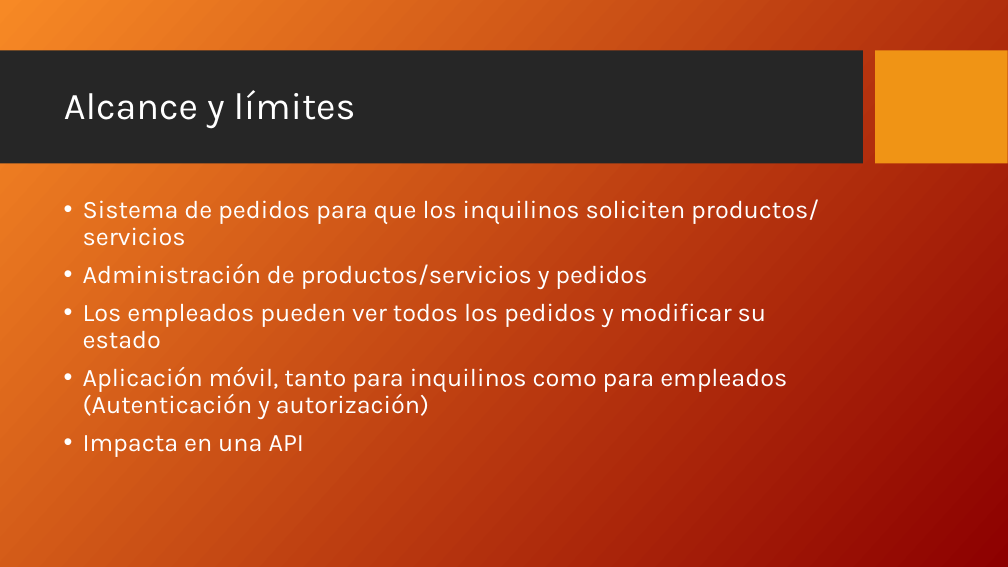
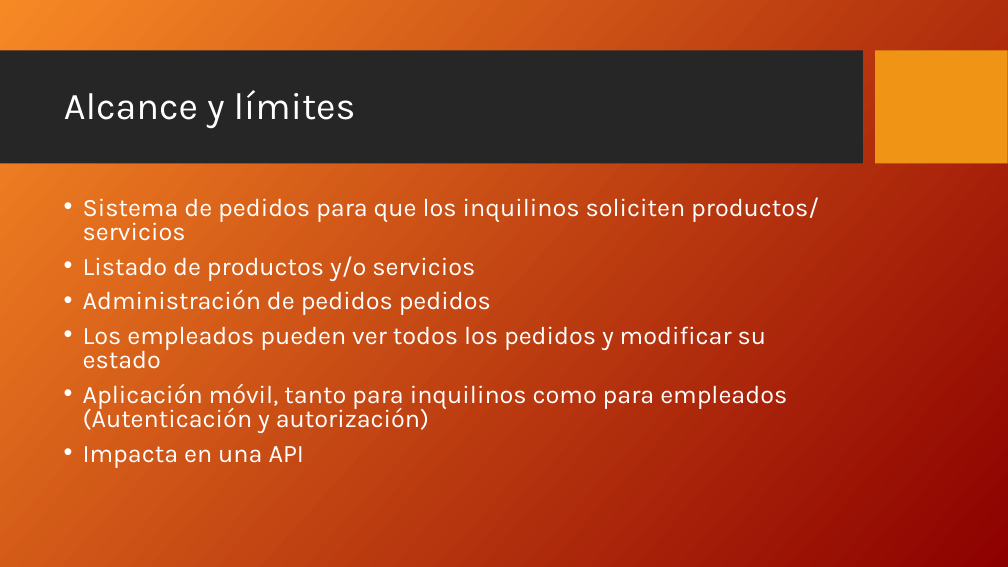
Before and after one commit to juanibalaguer/DocumentacionCaba-as, a slide deck: slide 3 of Presentación laboratorio III.ppt. Drawn at 1008x567 pixels with LibreOffice and Linux fonts; fonts in the diff are those of the drawing; background and template pictures are left out. Boxes give left, top, right and bottom in pixels: in the first picture for what was removed or moved away, otherwise in the second. Text is boxed around its words. In the diff, an @@ line names an element or a change of style, - is before the commit and + after.

Commit message:
Version final

```diff
--- a/Presentación laboratorio III.ppt
+++ b/Presentación laboratorio III.ppt
@@ text at (83,197,819,468): line spacing 0.9 to 0.8 @@
@@ text at (83,256,491,315): text changed @@
-• Administración de productos/servicios y pedidos
+• Listado de productos y/o servicios
+• Administración de pedidos pedidos
```
Also in this commit, not shown: 1 other slide changed.
